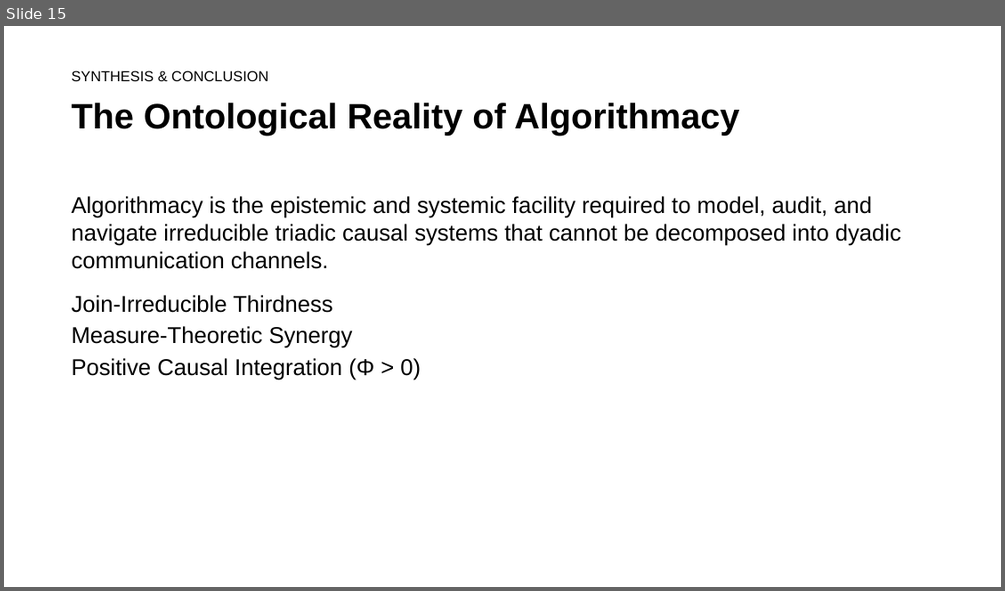
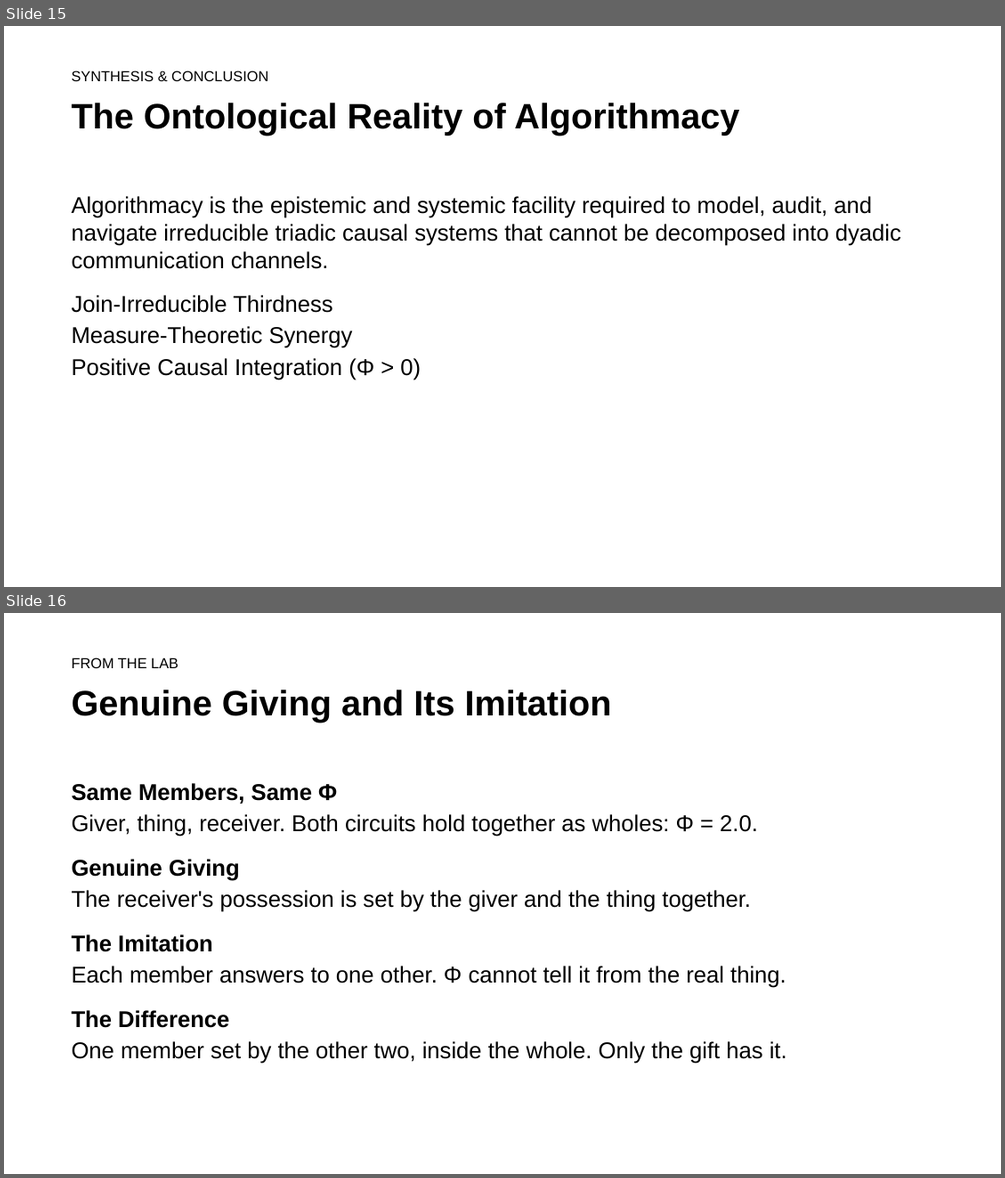
Before and after one commit to rogerSuperBuilderAlpha/algorithmacy-lab, a slide deck: submissions/triadic_reduction/talk/deck.pptx. Shown one above the other, each under a label of ours: slide 15 before the commit, slides 15 and 16 after it. The pictures are 1005x591 and 1005x1178 pixels, drawn with LibreOffice and Linux fonts; fonts in the diff are those of the drawing. Boxes give left, top, right and bottom in pixels: in the first picture for what was removed or moved away, otherwise in the second. Text is boxed around its words. In the diff, an @@ line names an element or a change of style, - is before the commit and + after.

```diff
--- a/submissions/triadic_reduction/talk/deck.pptx
+++ b/submissions/triadic_reduction/talk/deck.pptx
@@ slide 16 added at <box>4,613,1001,1174</box>, background #FFFFFF @@
@@ text added at <box>72,657,178,668</box>, 14 pt, text #000000 @@
+FROM THE LAB
@@ text added at <box>72,690,612,722</box>, 34 pt, text #000000, bold @@
+Genuine Giving and Its Imitation
@@ text added at <box>72,783,787,1063</box>, 22 pt, text #000000 @@
+Same Members, Same Φ
+Giver, thing, receiver. Both circuits hold together as wholes: Φ = 2.0.
+Genuine Giving
+The receiver's possession is set by the giver and the thing together.
+The Imitation
+Each member answers to one other. Φ cannot tell it from the real thing.
+The Difference
+One member set by the other two, inside the whole. Only the gift has it.
```
Also in this commit, not shown: 6 other slides added, 13 other files.
